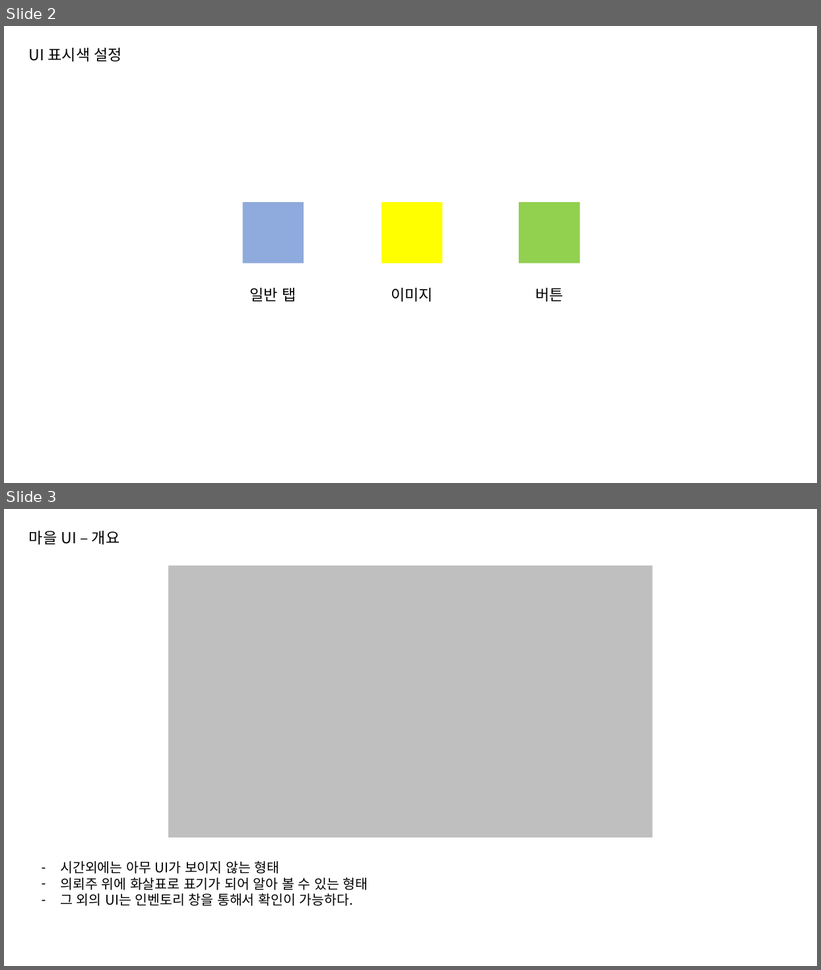
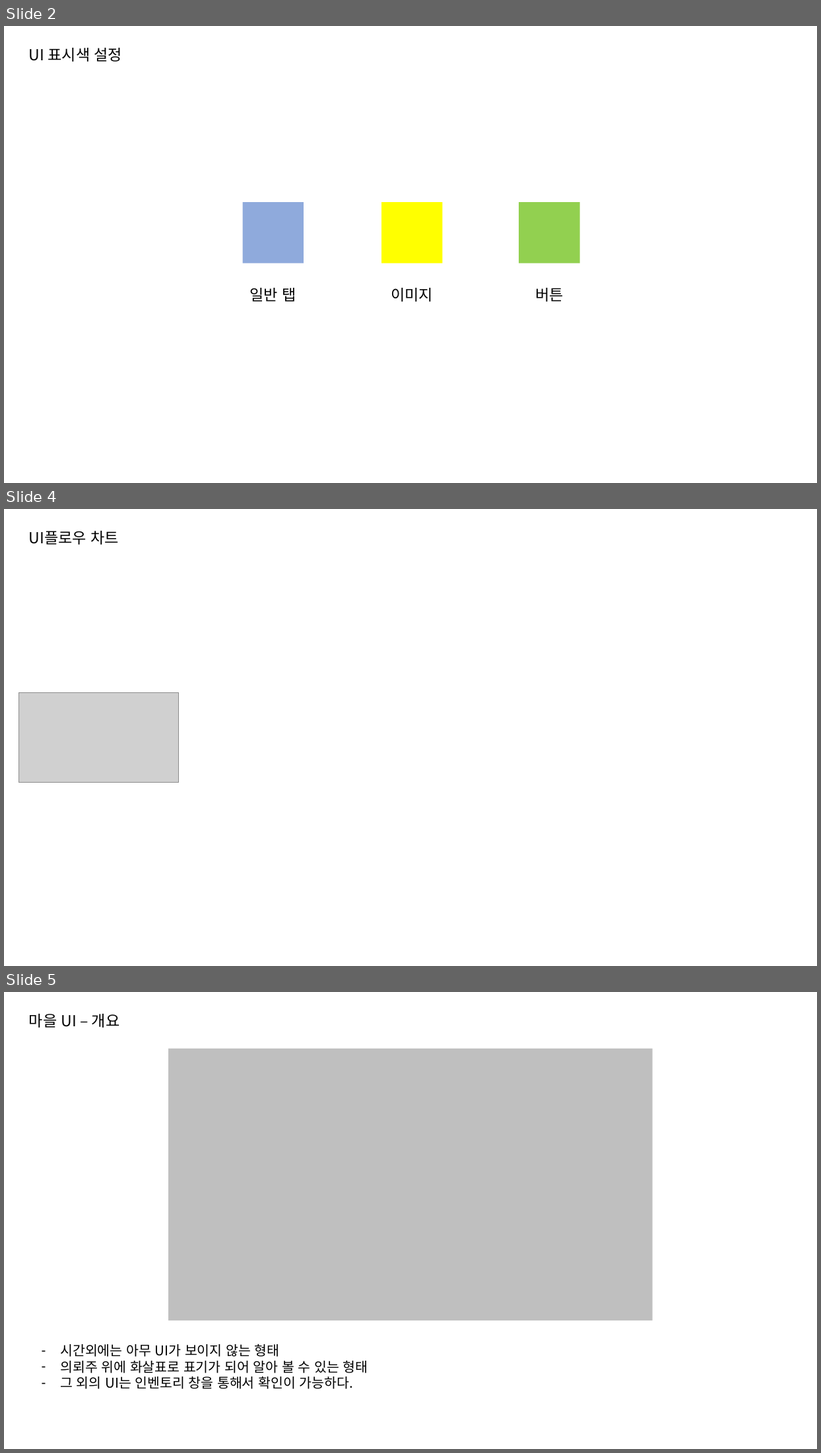
Before and after one commit to go4521304/Backyeah, a slide deck: document/UI기획서초안_ver1.1.pptx. Shown one above the other, each under a label of ours: slides 2 and 3 before the commit, slides 2, 4 and 5 after it; the slides between them are not shown. The pictures are 821x970 and 821x1453 pixels, drawn with LibreOffice and Linux fonts; fonts in the diff are those of the drawing; grey boxes stand for pictures. Boxes give left, top, right and bottom in pixels: in the first picture for what was removed or moved away, otherwise in the second. Text is boxed around its words. In the diff, an @@ line names an element or a change of style, - is before the commit and + after.

```diff
--- a/document/UI기획서초안_ver1.1.pptx
+++ b/document/UI기획서초안_ver1.1.pptx
@@ slide 4 added at (x1=4, y1=509, x2=817, y2=966), background #FFFFFF @@
@@ text added at (x1=29, y1=531, x2=120, y2=545), 18 pt, text #000000 @@
+UI플로우 차트
@@ picture added at (x1=19, y1=692, x2=178, y2=783) @@
@@ what was slide 3 is now slide 5 @@
```
Also in this commit, not shown: 1 other slide added, 2 slides removed, 1 other file.
